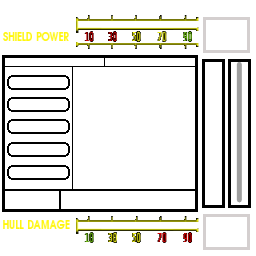
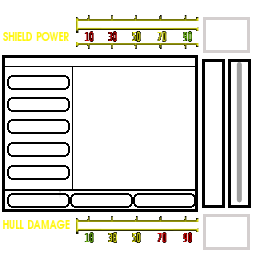
Before/after of a 256 × 256 layered artwork. What changed in the layer stack:
painted on "Background" over box(7, 58, 195, 209)
